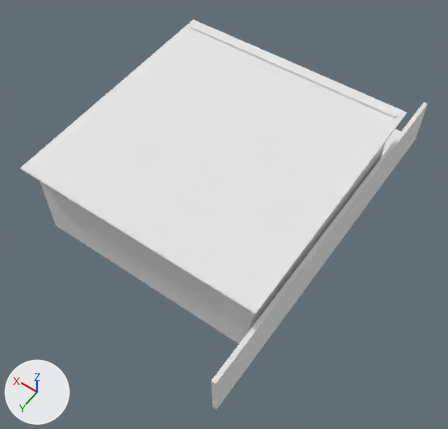
What one commit did to the glTF model godot/modelos/casas/casa_branca_com_garagem.glb.
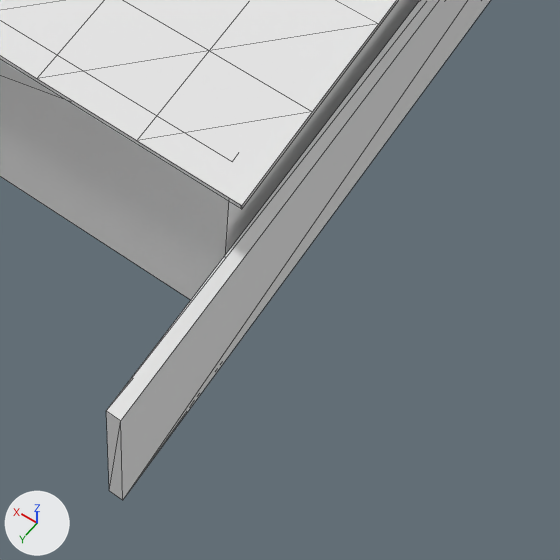
Each version is shown whole from a 50 mm lens placed at (-8.17, 18.1, 17.03), pointed at (-0.71, 7.66, 0.64), then close up on the part from 39% to 80% of the width and 57% to 100% of the height. Arrows for +X, +Y and +Z are at lower left; the lights stay in place. The first two pictures are the older version. The close-ups show mesh edges as thin lines. Vertices at exactly the same position are counted once.

Objects in the first close-up: 'casa_branca_com_garagem-col'.
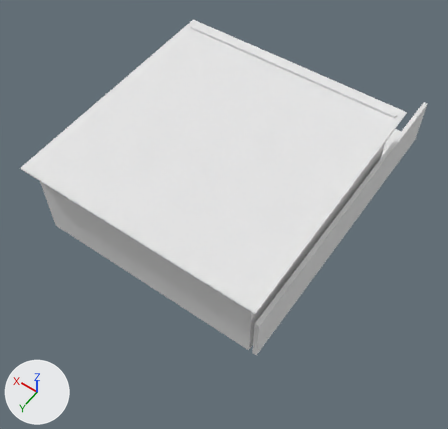
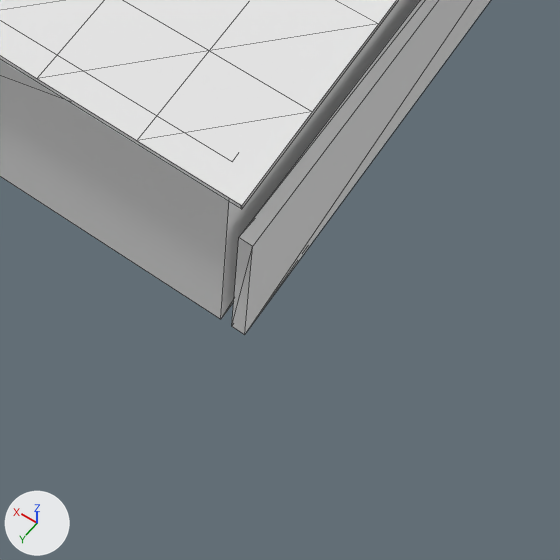
Edits to the bpy script that builds the scene:
```text
Change me_mesh_0:
    used by ob_casa_branca_com_garagem_col; location = (0.0, 0.0, 0.0)
    before: 170 (-4.12, 13.0, 0.0) at pixel (109, 490), 171 (-4.12, 13.0, 1.8) at pixel (106, 410), 172 (-4.28, 13.0, 0.0) at pixel (122, 500), 173 (-4.28, 13.0, 1.8) at pixel (120, 420)
    remove me_mesh_0.from_pydata(...)  # 214 vertices, 302 faces; spans x -4.3..4.3, y 0.0..13.0, z 0.0..3.4
    add me_mesh_0.from_pydata(...)  # 214 vertices, 302 faces; spans x -4.3..4.3, y 0.0..11.3, z 0.0..3.4
    me_mesh_0 part 1
    add for i in [*range(170, 174)]: me_mesh_0.vertices[i].co += Vector((0.0, -2.0, 0.0))
```

Changed parts and their boxes (x1, y1, x2, y2) in the close-ups (560 x 560 px; the box of a moved part takes in the faces that stretch with it):
'casa_branca_com_garagem-col', reshaped: before (0, 0, 490, 500); after (0, 0, 490, 335)
part 1 of me_mesh_0, moved or reshaped: before (106, 0, 490, 500); after (232, 0, 490, 335)
